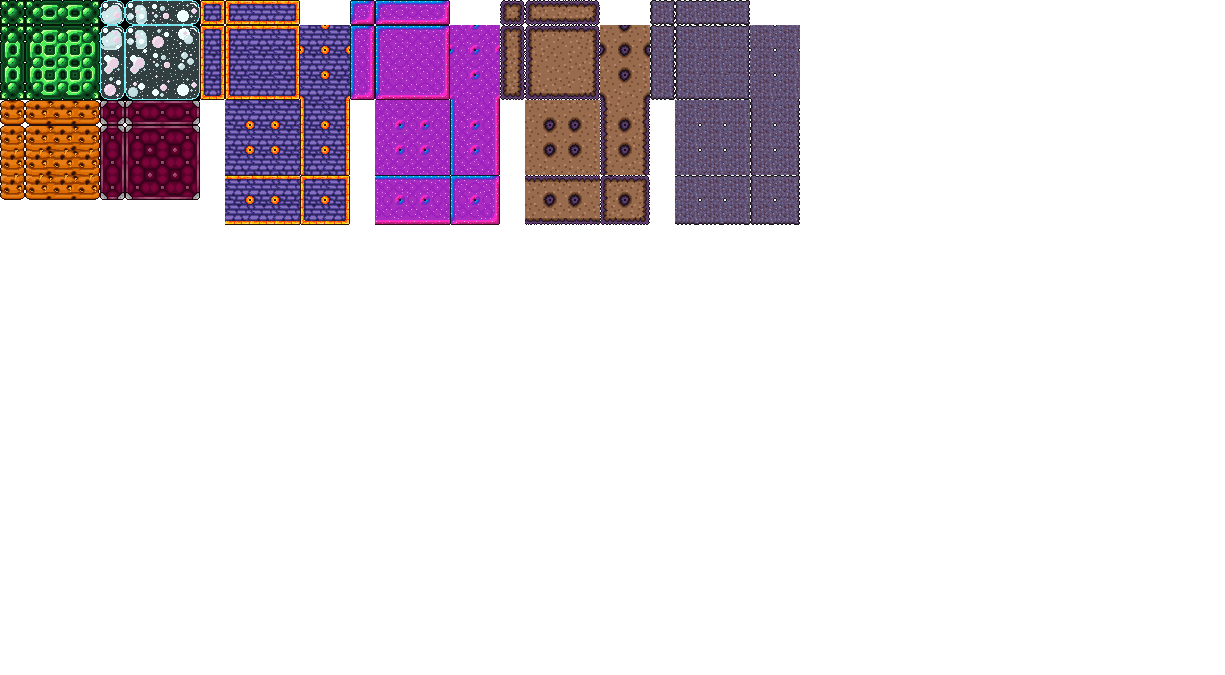
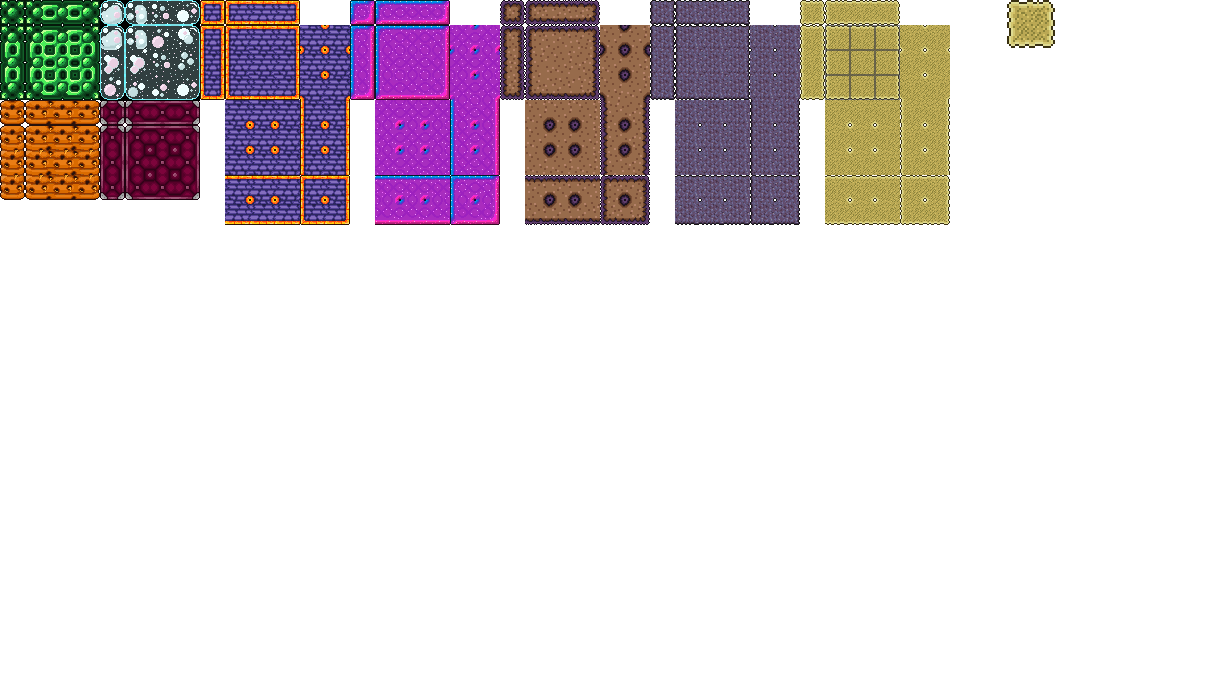
Layered file, before and after one edit (1225 x 675). Changes by layer:
showed "3x3 grid" over (x1=825, y1=25, x2=900, y2=100)
added group "Sand" (1st of 2) with 1 layers above "Background" over (x1=800, y1=0, x2=1055, y2=225)
added layer "Sand" (2nd of 2, in "Sand") in group "Sand" over (x1=800, y1=0, x2=1055, y2=225)
